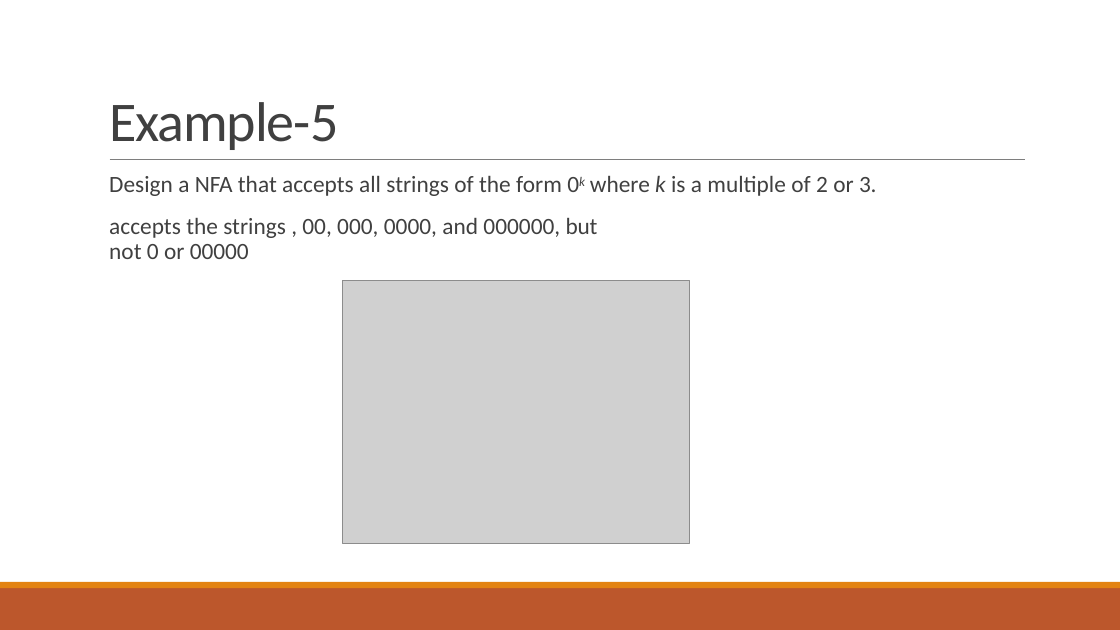
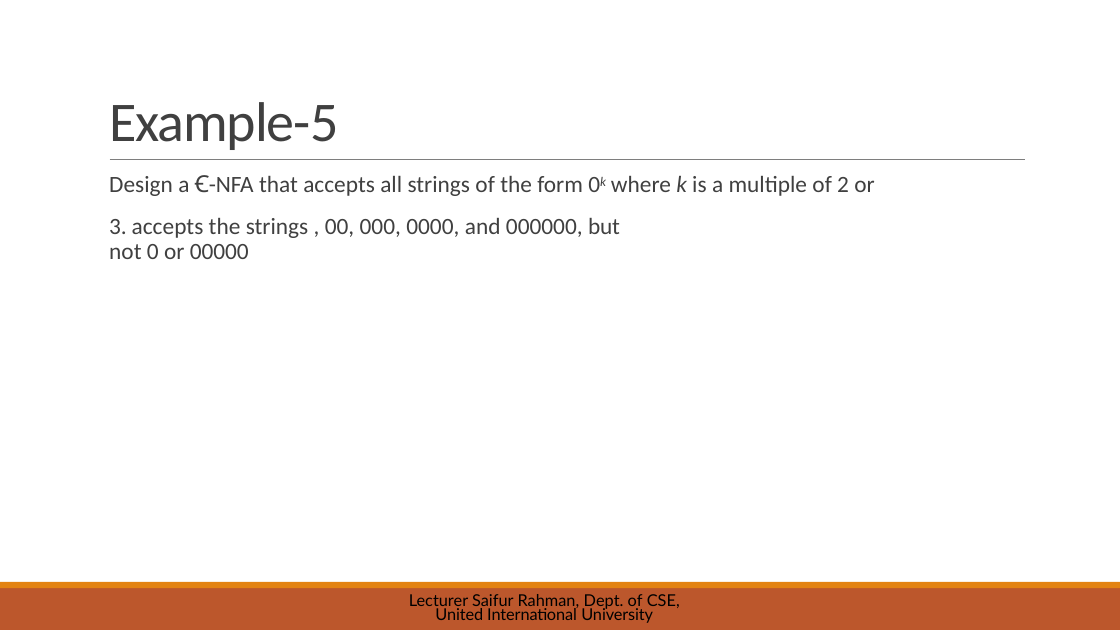
Before and after one commit to saifurrahman1701/UIU-Courses-Materials-, a slide deck: slide 23 of BSCSE/[251] Spring 2025/Theory of Computation_CSE 2233/Slides/06 - NFA.pptx (slide 19 before the commit). Drawn at 1120x630 pixels with LibreOffice and Linux fonts; fonts in the diff are those of the drawing; grey boxes stand for pictures. Boxes give left, top, right and bottom in pixels: in the first picture for what was removed or moved away, otherwise in the second. Text is boxed around its words. In the diff, an @@ line names an element or a change of style, - is before the commit and + after.

```diff
--- a/BSCSE/[251] Spring 2025/Theory of Computation_CSE 2233/Slides/06 - NFA.pptx
+++ b/BSCSE/[251] Spring 2025/Theory of Computation_CSE 2233/Slides/06 - NFA.pptx
@@ text at (x1=109, y1=175, x2=874, y2=238): text changed @@
-Design a NFA that accepts all strings of the form 0k where k is a multiple of 2 or 3. accepts the strings , 00, 000, 0000, and 000000, but
+Design a Ꞓ-NFA that accepts all strings of the form 0k where k is a multiple of 2 or 3. accepts the strings , 00, 000, 0000, and 000000, but
@@ picture removed at (x1=343, y1=281, x2=690, y2=544) @@
@@ text added at (x1=409, y1=594, x2=680, y2=623), 14 pt, text #000000 @@
+Lecturer Saifur Rahman, Dept. of CSE, United International University
```
Also in this commit, not shown: 40 other slides changed, 12 slides added, 7 slides removed, 9 other files.
